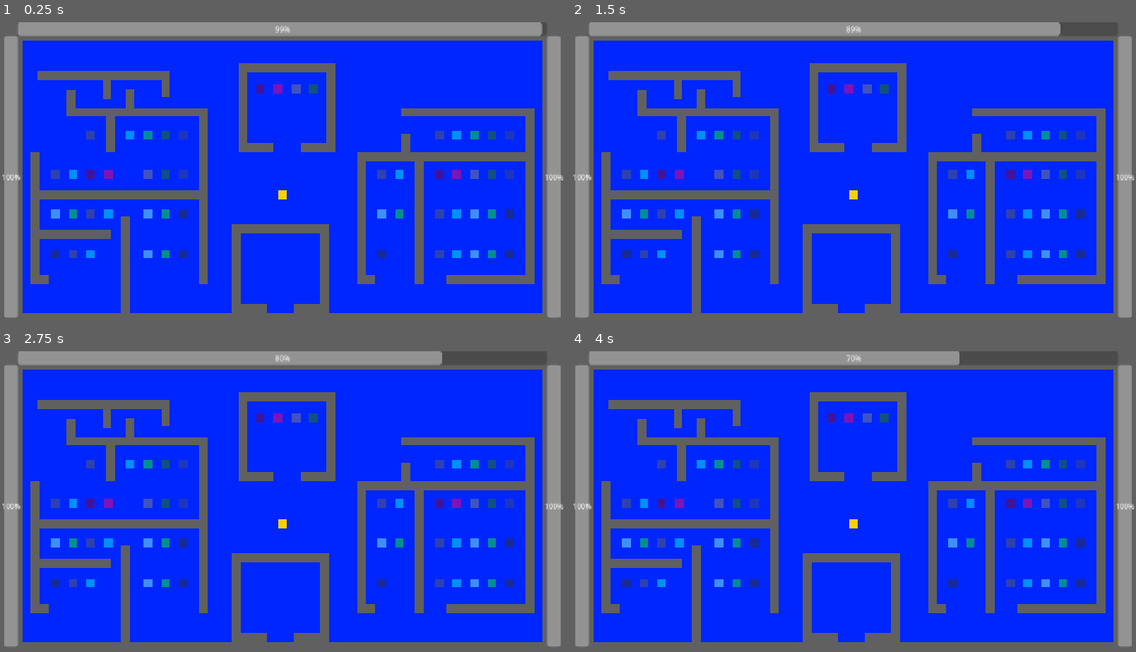
Above: before the commit, frames 1-4 (two rows, left to right).
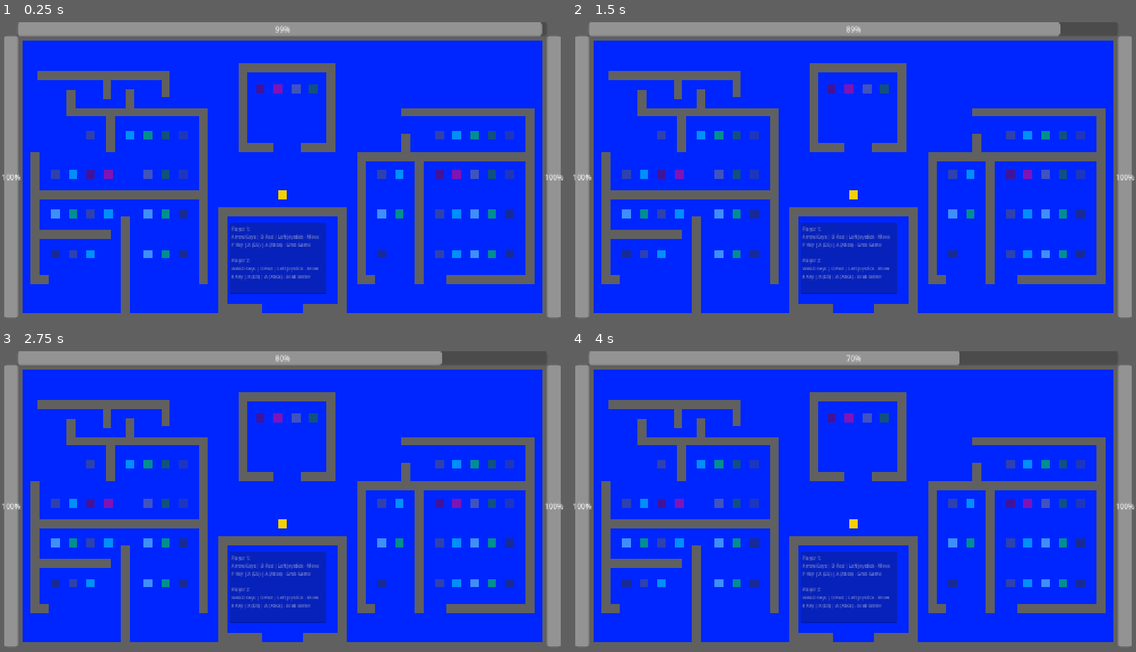
Above: after the commit, the same moments.

Repository: aduImperfect/GameHoarder
Game: Godot game, scene res://Scenes/main.tscn
Same seed, same stepped clock (60 frames per second), same inputs: the game is played once before the commit and once after it.
Inputs:
- Up to frame 1 (0.25 s): no input
- Up to frame 2 (1.5 s): no input
- Up to frame 3 (2.75 s): no input
- Up to frame 4 (4 s): no input

The runs differ from the first frame. In frame 1, 6.1% of the frame differs, in the area x 38-62%, y 62-97%; in frame 2, 6.1%; in frame 3, 6.1%; in frame 4, 6.1%.

Commit message:
Added in game end and controls in game screen!

Diff:
--- a/game-hoarder/Levels/level1.tscn
+++ b/game-hoarder/Levels/level1.tscn
@@ -531,21 +531,21 @@
 position = Vector2(635, 565)
 
 [node name="Room4Wall1" parent="Room4" unique_id=103579919 instance=ExtResource("1_t21ke")]
-position = Vector2(10, -87)
-scale = Vector2(10, 1)
+position = Vector2(2, -125)
+scale = Vector2(13, 1)
 
 [node name="Room4Wall2" parent="Room4" unique_id=2082068960 instance=ExtResource("1_t21ke")]
-position = Vector2(-100, 3)
-scale = Vector2(1, 10)
+position = Vector2(-130, -5)
+scale = Vector2(1, 13)
 
 [node name="Room4Wall3" parent="Room4" unique_id=1866929932 instance=ExtResource("1_t21ke")]
-position = Vector2(100, 3)
-scale = Vector2(1, 10)
+position = Vector2(140, -5)
+scale = Vector2(1, 13)
 
 [node name="Room4Wall4" parent="Room4" unique_id=2051959062 instance=ExtResource("1_t21ke")]
-position = Vector2(-70, 93)
+position = Vector2(-80, 93)
 scale = Vector2(4, 1)
 
 [node name="Room4Wall5" parent="Room4" unique_id=851616722 instance=ExtResource("1_t21ke")]
-position = Vector2(70, 93)
+position = Vector2(90, 93)
 scale = Vector2(4, 1)
--- a/game-hoarder/Scenes/background.tscn
+++ b/game-hoarder/Scenes/background.tscn
@@ -3,6 +3,7 @@
 [ext_resource type="Texture2D" uid="uid://ceyr8chryswi6" path="res://Textures/Background.png" id="1_sn1xx"]
 
 [node name="Background" type="Node2D" unique_id=1520570903]
+z_index = -2000
 
 [node name="Background" type="Sprite2D" parent="." unique_id=308024350]
 scale = Vector2(10, 10)
--- a/game-hoarder/Scenes/mainui.tscn
+++ b/game-hoarder/Scenes/mainui.tscn
@@ -3,6 +3,8 @@
 [ext_resource type="Script" uid="uid://fosoyonr7qbr" path="res://Scripts/time_progress_bar.gd" id="1_bwfah"]
 [ext_resource type="Script" uid="uid://wtorbmsjvyya" path="res://Scripts/currency_bar_0.gd" id="2_6mhmv"]
 [ext_resource type="Script" uid="uid://u01ngymym3uc" path="res://Scripts/currency_bar_1.gd" id="3_nia38"]
+[ext_resource type="Script" uid="uid://dmpnyt5w5eibj" path="res://Scripts/game_end_stats.gd" id="4_hmkf7"]
+[ext_resource type="Texture2D" uid="uid://cy0wvseudi30f" path="res://Textures/Game5.png" id="5_4vhit"]
 
 [node name="Mainui" type="Node2D" unique_id=1683634489]
 
@@ -38,3 +40,39 @@
 value = 10000.0
 fill_mode = 2
 script = ExtResource("3_nia38")
+
+[node name="GameEndStats" type="TextEdit" parent="." unique_id=169486343]
+z_index = 200
+custom_minimum_size = Vector2(1280, 500)
+offset_right = 1280.0
+offset_bottom = 360.0
+theme_override_font_sizes/font_size = 16
+editable = false
+wrap_mode = 1
+scroll_smooth = true
+script = ExtResource("4_hmkf7")
+
+[node name="GameEndBG" type="Sprite2D" parent="GameEndStats" unique_id=1852425940]
+z_index = -50
+position = Vector2(640, 250)
+scale = Vector2(1280, 500)
+texture = ExtResource("5_4vhit")
+
+[node name="PlayerInstructions" type="TextEdit" parent="." unique_id=782684397]
+z_index = -1500
+custom_minimum_size = Vector2(220, 160)
+offset_left = 520.0
+offset_top = 465.0
+offset_right = 740.0
+offset_bottom = 625.0
+theme_override_font_sizes/font_size = 10
+text = "Player 1:
+Arrow Keys | D-Pad | Left Joystick - Move
+P Key | X (DS) | A (Xbox) - Grab Game
+
+Player 2:
+WASD Keys | D-Pad | Left Joystick - Move
+E Key | X (DS) | A (Xbox) - Grab Game
+"
+editable = false
+selecting_enabled = false
--- a/game-hoarder/Scripts/currency_bar_0.gd
+++ b/game-hoarder/Scripts/currency_bar_0.gd
@@ -4,14 +4,19 @@
 
 static var tempValAccumulate_0 : float = 0.0
 static var tempValAccumulateStatic_0 : float
+static var maxValue_0 : float
 
 # Called when the node enters the scene tree for the first time.
 func _ready() -> void:
 	tempValAccumulate_0 = 0.0
+	maxValue_0 = max_value
 	tempValAccumulateStatic_0 = value
 
 # Called every frame. 'delta' is the elapsed time since the previous frame.
 func _process(_delta: float) -> void:
+	if tempValAccumulateStatic_0 <= 0.0 || PlayerCharacter_0.atFinalPos_0 || TimeMeter.timerZeroStatic <= 0.0:
+		return
+
 	for k in PlayerCharacter_0.collectedgames_0.size():
 		tempValAccumulate_0 += PlayerCharacter_0.collectedgames_0[k].game_value
 	value = max_value - tempValAccumulate_0
--- a/game-hoarder/Scripts/currency_bar_1.gd
+++ b/game-hoarder/Scripts/currency_bar_1.gd
@@ -4,14 +4,19 @@
 
 static var tempValAccumulate_1 : float = 0.0
 static var tempValAccumulateStatic_1 : float
+static var maxValue_1 : float
 
 # Called when the node enters the scene tree for the first time.
 func _ready() -> void:
 	tempValAccumulate_1 = 0.0
+	maxValue_1 = max_value
 	tempValAccumulateStatic_1 = value
 
 # Called every frame. 'delta' is the elapsed time since the previous frame.
 func _process(_delta: float) -> void:
+	if tempValAccumulateStatic_1 <= 0.0 || PlayerCharacter_1.atFinalPos_1 || TimeMeter.timerZeroStatic <= 0.0:
+		return
+
 	for k in PlayerCharacter_1.collectedgames_1.size():
 		tempValAccumulate_1 += PlayerCharacter_1.collectedgames_1[k].game_value
 	value = max_value - tempValAccumulate_1
--- /dev/null
+++ b/game-hoarder/Scripts/game_end_stats.gd
@@ -0,0 +1,105 @@
+extends TextEdit
+
+class_name GameEnd
+
+# Called when the node enters the scene tree for the first time.
+func _ready() -> void:
+	pass # Replace with function body.
+
+
+# Called every frame. 'delta' is the elapsed time since the previous frame.
+func _process(_delta: float) -> void:
+	if !PlayerCharacter_0.atFinalPos_0 || !PlayerCharacter_1.atFinalPos_1:
+		visible = false
+		return
+
+	visible = true
+	text = "Games Showcase Stats!!"
+	text += "\n"
+	text += "Total Currency Each Player Had: " + str(CurrencyMeter_0.maxValue_0) + "\n"
+#------------------------------------------------
+	text += "\n"
+	text += "Player 1 Stats:\n"
+	text += "Currency Spent:"
+	text += str(CurrencyMeter_0.maxValue_0 - CurrencyMeter_0.tempValAccumulateStatic_0) + "\n"
+	text += "Games Collected:\n"
+#----------------
+	var gameTypesCount_0 : Array[int] = []
+	for j in Game_Stats.G_Type.size():
+		gameTypesCount_0.append(0)
+	for k in PlayerCharacter_0.collectedgames_0.size():
+		for i in Game_Stats.G_Type.values():
+			if PlayerCharacter_0.collectedgames_0[k].game_type == i:
+				gameTypesCount_0[i] += 1
+	for j in Game_Stats.G_Type.size():
+		if gameTypesCount_0[j] > 0:
+			text += "Type_" + Game_Stats.G_Type.find_key(j) as String + ": " + str(gameTypesCount_0[j]) + "\t"
+	text += "\n"
+#----------------
+	var gameWeightsCount_0 : Array[int] = []
+	for j in Game_Stats.G_Weight.size():
+		gameWeightsCount_0.append(0)
+	for k in PlayerCharacter_0.collectedgames_0.size():
+		for i in Game_Stats.G_Weight.values():
+			if PlayerCharacter_0.collectedgames_0[k].game_weight == i:
+				gameWeightsCount_0[i] += 1
+	for j in Game_Stats.G_Weight.size():
+		if gameWeightsCount_0[j] > 0:
+			text += "Weight_" + Game_Stats.G_Weight.find_key(j) as String + ": " + str(gameWeightsCount_0[j]) + "\t"
+	text += "\n"
+#----------------
+	var gameSizesCount_0 : Array[int] = []
+	for j in Game_Stats.G_Size.size():
+		gameSizesCount_0.append(0)
+	for k in PlayerCharacter_0.collectedgames_0.size():
+		for i in Game_Stats.G_Size.values():
+			if PlayerCharacter_0.collectedgames_0[k].game_size == i:
+				gameSizesCount_0[i] += 1
+	for j in Game_Stats.G_Size.size():
+		if gameSizesCount_0[j] > 0:
+			text += "Size_" + Game_Stats.G_Size.find_key(j) as String + ": " + str(gameSizesCount_0[j]) + "\t"
+	text += "\n"
+#------------------------------------------------
+	text += "\n"
+	text += "Player 2 Stats:\n"
+	text += "Currency Spent:"
+	text += str(CurrencyMeter_1.maxValue_1 - CurrencyMeter_1.tempValAccumulateStatic_1) + "\n"
+	text += "Games Collected:\n"
+#----------------
+	var gameTypesCount_1 : Array[int] = []
+	for j in Game_Stats.G_Type.size():
+		gameTypesCount_1.append(0)
+	for k in PlayerCharacter_1.collectedgames_1.size():
+		for i in Game_Stats.G_Type.values():
+			if PlayerCharacter_1.collectedgames_1[k].game_type == i:
+				gameTypesCount_1[i] += 1
+	for j in Game_Stats.G_Type.size():
+		if gameTypesCount_1[j] > 0:
+			text += "Type_" + Game_Stats.G_Type.find_key(j) as String + ": " + str(gameTypesCount_1[j]) + "\t"
+	text += "\n"
+#----------------
+	var gameWeightsCount_1 : Array[int] = []
+	for j in Game_Stats.G_Weight.size():
+		gameWeightsCount_1.append(0)
+	for k in PlayerCharacter_1.collectedgames_1.size():
+		for i in Game_Stats.G_Weight.values():
+			if PlayerCharacter_1.collectedgames_1[k].game_weight == i:
+				gameWeightsCount_1[i] += 1
+	for j in Game_Stats.G_Weight.size():
+		if gameWeightsCount_1[j] > 0:
+			text += "Weight_" + Game_Stats.G_Weight.find_key(j) as String + ": " + str(gameWeightsCount_1[j]) + "\t"
+	text += "\n"
+#----------------
+	var gameSizesCount_1 : Array[int] = []
+	for j in Game_Stats.G_Size.size():
+		gameSizesCount_1.append(0)
+	for k in PlayerCharacter_1.collectedgames_1.size():
+		for i in Game_Stats.G_Size.values():
+			if PlayerCharacter_1.collectedgames_1[k].game_size == i:
+				gameSizesCount_1[i] += 1
+	for j in Game_Stats.G_Size.size():
+		if gameSizesCount_1[j] > 0:
+			text += "Size_" + Game_Stats.G_Size.find_key(j) as String + ": " + str(gameSizesCount_1[j]) + "\t"
+	text += "\n"
+#------------------------------------------------
+	scroll_vertical = INF
--- a/game-hoarder/Scripts/player_0.gd
+++ b/game-hoarder/Scripts/player_0.gd
@@ -5,6 +5,7 @@
 @export var move_speed : float
 @export var is_moving : bool = false
 static var try_collecting_0 : bool = false
+@export var collectedgames_0_exposed : Array[Node2D]
 static var collectedgames_0 : Array[Node2D]
 static var atFinalPos_0 : bool
 
@@ -13,6 +14,7 @@
 	is_moving = false
 	try_collecting_0 = false
 	atFinalPos_0 = false
+	collectedgames_0_exposed.clear()
 	collectedgames_0.clear()
 
 # Called every frame. 'delta' is the elapsed time since the previous frame.
@@ -24,9 +26,15 @@
 			collectedgames_0[k].is_displayed = true
 		return
 
+	collectedgames_0_exposed.clear()
+
 	try_collecting_0 = false
 	if Input.is_action_just_pressed("ui_pickup_0"):
 		try_collecting_0 = true
+
+	for j in collectedgames_0.size():
+		collectedgames_0_exposed.append(collectedgames_0[j])
+
 
 func _physics_process(_delta: float) -> void:
 	if Input.is_action_pressed("ui_move_left_0"):
--- a/game-hoarder/Scripts/player_1.gd
+++ b/game-hoarder/Scripts/player_1.gd
@@ -5,6 +5,7 @@
 @export var move_speed : float
 @export var is_moving : bool = false
 static var try_collecting_1 : bool = false
+@export var collectedgames_1_exposed : Array[Node2D]
 static var collectedgames_1 : Array[Node2D]
 static var atFinalPos_1 : bool
 
@@ -13,6 +14,7 @@
 	is_moving = false
 	try_collecting_1 = false
 	atFinalPos_1 = false
+	collectedgames_1_exposed.clear()
 	collectedgames_1.clear()
 
 # Called every frame. 'delta' is the elapsed time since the previous frame.
@@ -24,10 +26,14 @@
 			collectedgames_1[k].is_displayed = true
 		return
 
+	collectedgames_1_exposed.clear()
 
 	try_collecting_1 = false
 	if Input.is_action_just_pressed("ui_pickup_1"):
 		try_collecting_1 = true
+
+	for j in collectedgames_1.size():
+		collectedgames_1_exposed.append(collectedgames_1[j])
 
 func _physics_process(_delta: float) -> void:
 	if Input.is_action_pressed("ui_move_left_1"):
Not shown, added: game-hoarder/Scripts/game_end_stats.gd.uid
